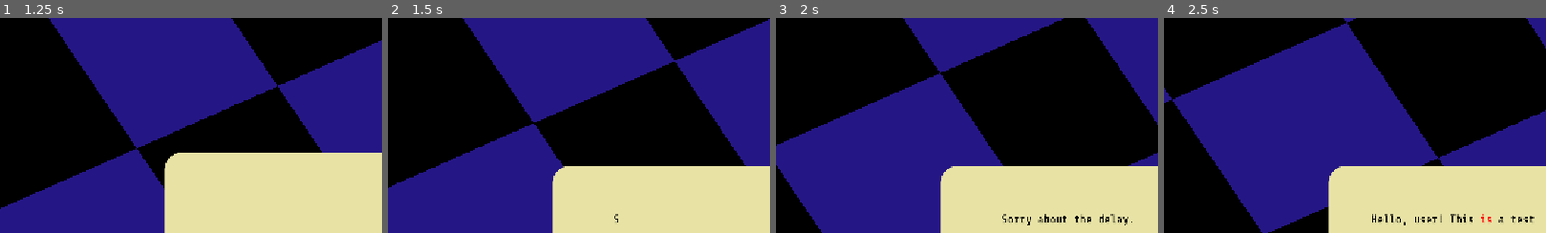
Above: before the commit, frames 1-4 (left to right).
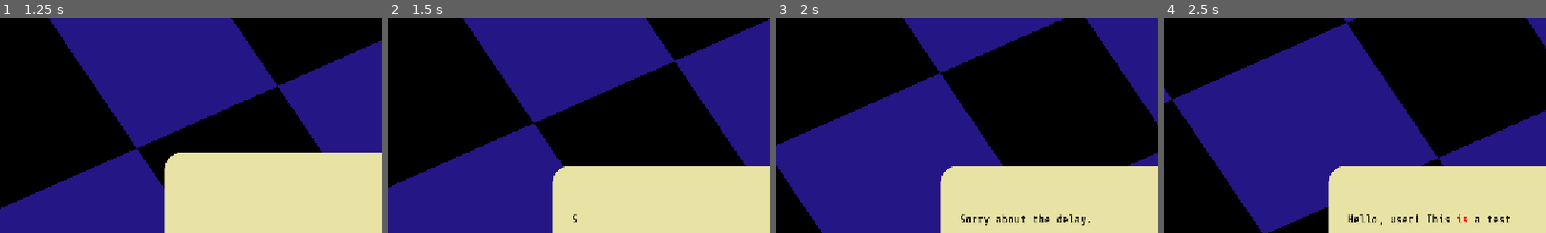
Above: after the commit, the same moments.

Repository: AlejandroCiuba/color-picker-game
Game: Godot game, scene res://scenes/levels/test.tscn
Same seed, same stepped clock (60 frames per second), same inputs: the game is played once before the commit and once after it. The project has no main scene, so this scene is started directly.
Inputs (mouse positions are % of the whole screen's width and height, from its top left):
- Up to frame 1 (1.25 s): move the mouse to (72, 45) at 0.52 s; hold Right (ui_right) from 0.53 s (still down)
- Up to frame 2 (1.5 s): release Right (ui_right) at 1.25 s; click (54, 56) at 1.25 s
- Up to frame 3 (2 s): no input
- Up to frame 4 (2.5 s): click (54, 60) at 2 s
The pictures show only the part of the screen within x 1-51%, y 1-51%; the shares and areas given below are measured in that part.

Frame 1 is identical in both runs. In frame 2, less than 0.1% of the frame differs, in the area x 48-61%, y 91-96%; in frame 3, 0.7%; in frame 4, 0.8%, in the area x 48-97%, y 91-97%.

Commit message:
Tweaked dialog box settings

Diff:
--- a/scenes/ui/overlays/dialog_box.tscn
+++ b/scenes/ui/overlays/dialog_box.tscn
@@ -42,7 +42,7 @@
 offset_right = -2.0
 grow_horizontal = 2
 grow_vertical = 2
-theme_override_constants/margin_left = 30
+theme_override_constants/margin_left = 110
 theme_override_constants/margin_top = 45
 theme_override_constants/margin_right = 30
 theme_override_constants/margin_bottom = 230
@@ -68,7 +68,6 @@
 text = "PLACEHOLDER"
 fit_content = true
 scroll_active = false
-horizontal_alignment = 1
 vertical_alignment = 1
 visible_characters_behavior = 1
 
